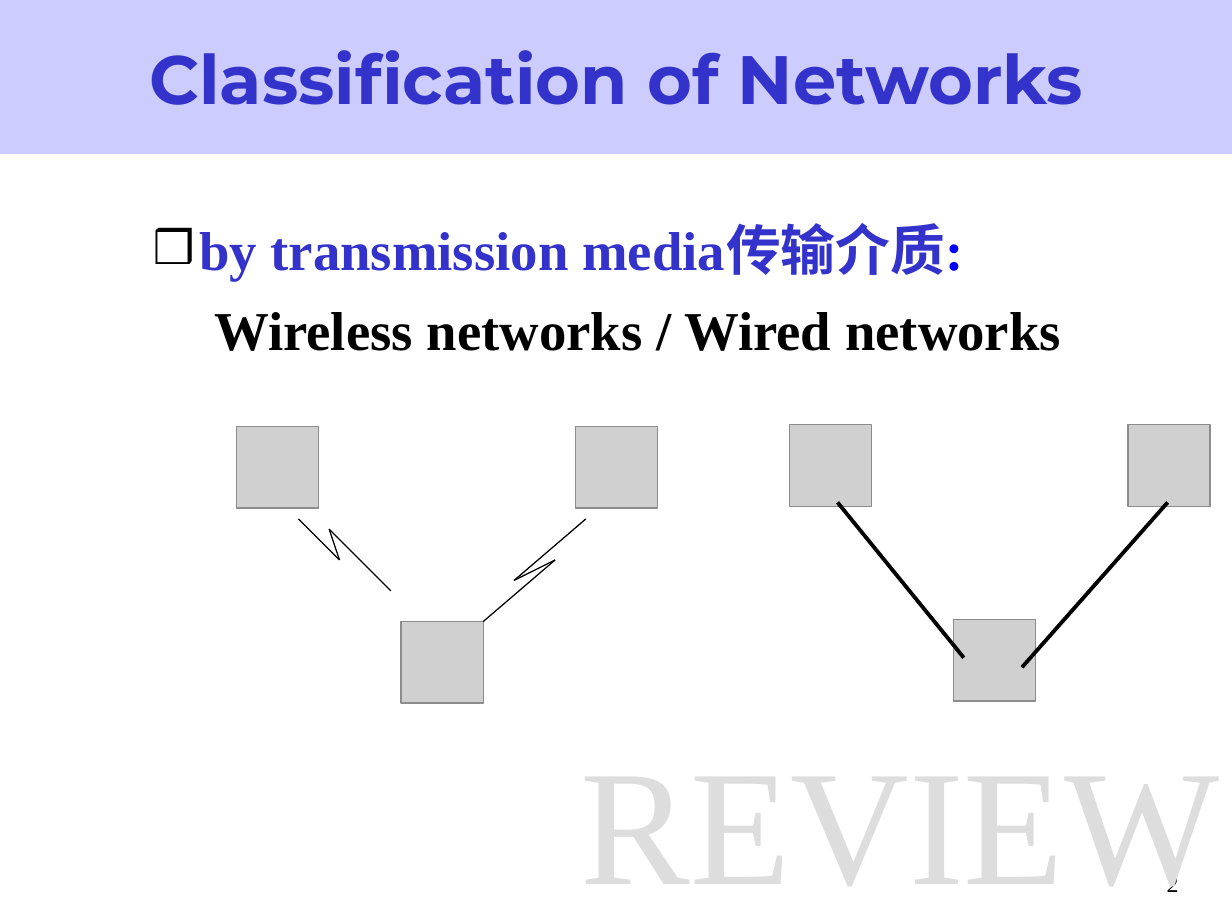
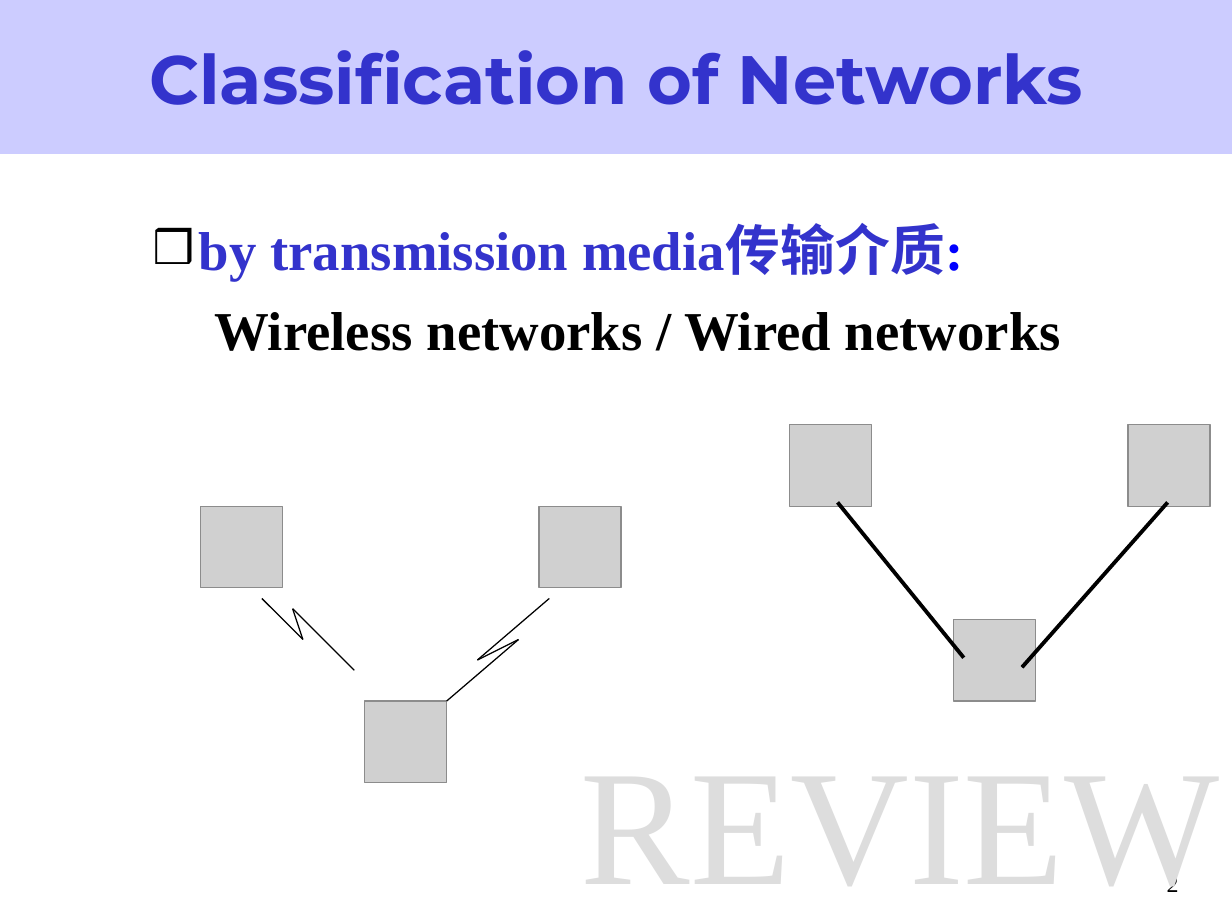
Before and after one commit to ZJWang9928/Own-Notes, a slide deck: slide 2 of 计算机网络课件/第四章课件_MACsublayer-2.ppt. Drawn at 1232x924 pixels with LibreOffice and Linux fonts; fonts in the diff are those of the drawing; grey boxes stand for pictures. Boxes give left, top, right and bottom in pixels: in the first picture for what was removed or moved away, otherwise in the second. Text is boxed around its words. In the diff, an @@ line names an element or a change of style, - is before the commit and + after.

```diff
--- a/计算机网络课件/第四章课件_MACsublayer-2.ppt
+++ b/计算机网络课件/第四章课件_MACsublayer-2.ppt
@@ 6 lines, 3 pictures: place and size @@
-6 lines, 3 pictures at <box>237,426,658,703</box>
+6 lines, 3 pictures at <box>201,506,622,782</box>
```
Also in this commit, not shown: 18 other slides changed, 8 other files.
